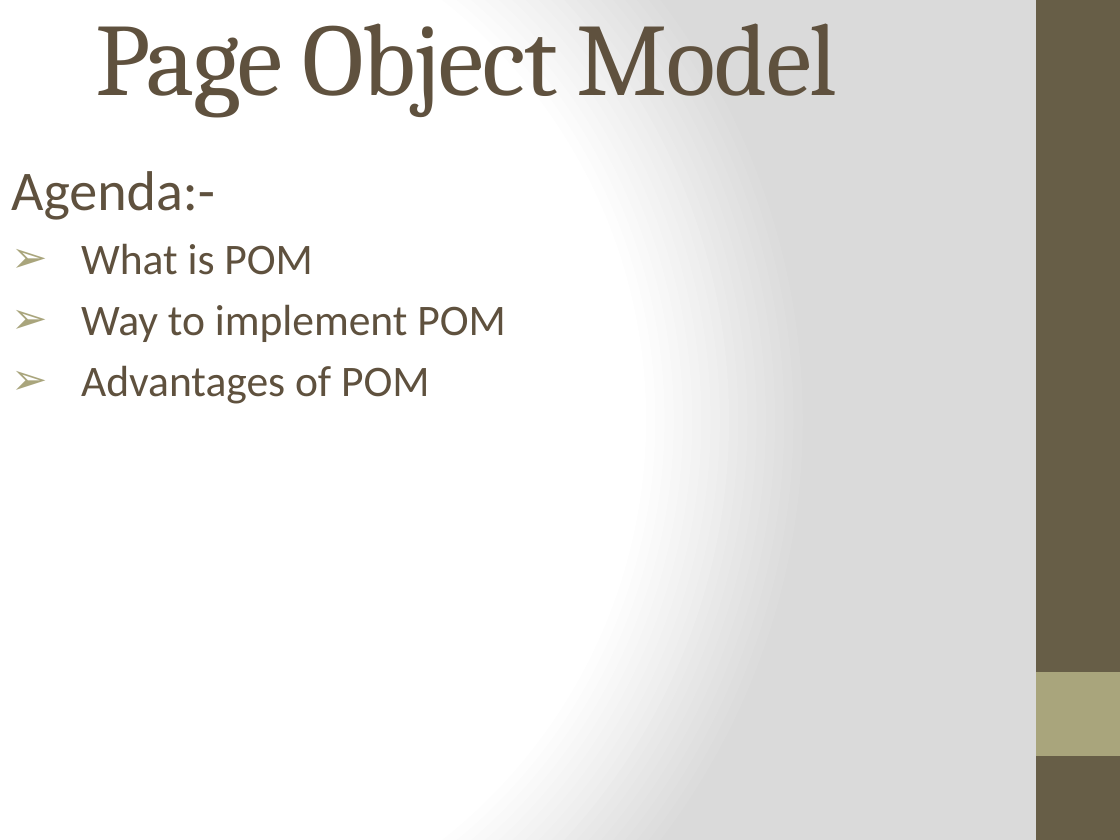
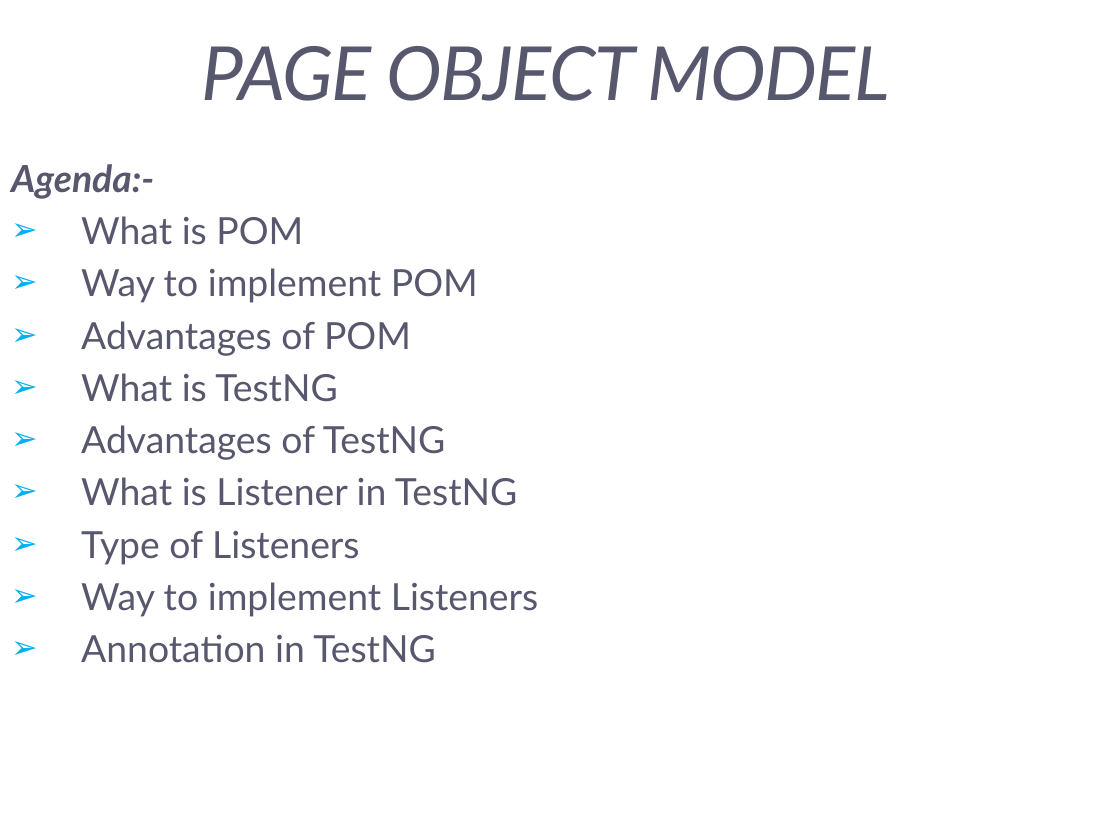
Before and after one commit to Evvans/Selenium-TestNG-Maven-Extent-Report, a slide deck: slide 1 of Page Object Model.pptx. Drawn at 1120x840 pixels with LibreOffice and Linux fonts; fonts in the diff are those of the drawing. Boxes give left, top, right and bottom in pixels: in the first picture for what was removed or moved away, otherwise in the second. Text is boxed around its words. In the diff, an @@ line names an element or a change of style, - is before the commit and + after.

```diff
--- a/Page Object Model.pptx
+++ b/Page Object Model.pptx
@@ background gradient #FFFFFF to #DADADA to #FFFFFF @@
@@ rectangle removed at [1036,0,1120,840] @@
@@ title at [202,46,890,101]: text changed; size 66 to 48 pt; font Cambria to Lato; text colour #5F513E to #57576E; italic on @@
-Page Object Model
+PAGE OBJECT MODEL
@@ subtitle at [11,164,478,356]: size 36 to 24 pt, bold on, italic on in "Agenda:-"; font Calibri to Lato, text colour #5F513E to #57576E in "Agenda:-", "What is POM", "Way to implement POM", "Advantages of POM"; size 28 to 24 pt in "What is POM", "Way to implement POM", "Advantages of POM"; less space between paragraphs; bullet colour #A9A57C to #00B0F0 @@
@@ subtitle at [81,373,538,663]: paragraphs added @@
+➢ What is TestNG
+➢ Advantages of TestNG
+➢ What is Listener in TestNG
+➢ Type of Listeners
+➢ Way to implement Listeners
+➢ Annotation in TestNG
@@ rectangle removed at [1036,672,1120,756] @@
```
Also in this commit, not shown: 2 other slides changed, 4 slides added, 26 other files.
